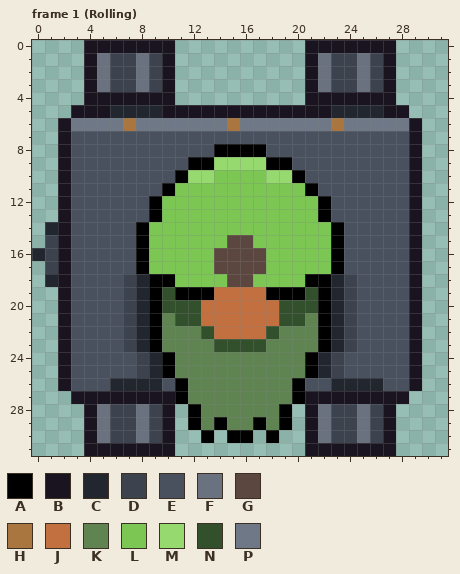
Edited in one commit: pixel-art file (Assets/Graphics/gnome_mine_cart_green.aseprite). The picture above is the old version.
32x32 pixels, 5 frames. Shown: frame 1 (Rolling). The commit also changed other frames, which this record leaves out.
Palette (. is transparent): A #000000  B #191420  C #22262f  D #3c424e  E #49515f  F #6a7280  G #5c4740  H #a8763e  J #c2703f  K #5f8452  L #7cc753  M #96d96e  N #33502c  P #6e7886
Pixels before, frame 1 (Rolling), first column x 0:
 0 ....BBBBBBB..........BBBBBBB..
 1 ....BFDDFDB..........BFDDFDB..
 2 ....BFDDFDB..........BFDDFDB..
 3 ....BFDDFDB..........BFDDFDB..
 4 ....BBBBBBB..........BBBBBBB..
 5 ...BBBCCCCBBBBBBBBBBBBBCCCCBB.
 6 ..BPPPPHPPPPPPPHPPPPPPPHPPPPPB
 7 ..BEEEEEEEEEEEEEEEEEEEEEEEEEEB
 8 ..BEEEEEEEEEEEAAAAEEEEEEEEEEEB
 9 ..BEEEEEEEEEAAMMMMAAEEEEEEEEEB
10 ..BEEEEEEEEAMMLLLLMMAEEEEEEEEB
11 ..BEEEEEEEALLLLLLLLLLAEEEEEEEB
12 ..BEEEEEEALLLLLLLLLLLLAEEEEEEB
13 ..BEEEEEEALLLLLLLLLLLLAEEEEEEB
14 .CBEEEEEALLLLLLLLLLLLLLAEEEEEB
15 .DBEEEEEALLLLLLGGLLLLLLAEEEEEB
16 CDBEEEEEALLLLLGGGGLLLLLAEEEEEB
17 .DBEEEEEALLLLLGGGGLLLLLAEEEEEB
18 .CBEEEEDCAALLLLGGLLLLAACDEEEEB
19 ..BEEEEDCANAAAJJJJAAANACDEEEEB
20 ..BEEEEDCANNNJJJJJJNNNACDEEEEB
21 ..BEEEEDCAKNNJJJJJJNNKACDEEEEB
22 ..BEEEEDCAKKKNJJJJNKKKACDEEEEB
23 ..BEEEEDCAKKKKNNNNKKKKACDEEEEB
24 ..BEEEEEDCAKKKKKKKKKKACDEEEEEB
25 ..BEEEEEDCAKKKKKKKKKKACDEEEEEB
26 ..BEEECCCCEAKKKKKKKKAEECCCCEEB
27 ...BBBBBBBBAKKKKKKKKABBBBBBBB.
28 ....BFDDFDB.AKKKKKKA.BFDDFDB..
29 ....BFDDFDB.AKAKKAKA.BFDDFDB..
30 ....BFDDFDB..A.AA.A..BFDDFDB..
31 ....BBBBBBB..........BBBBBBB..
The result:
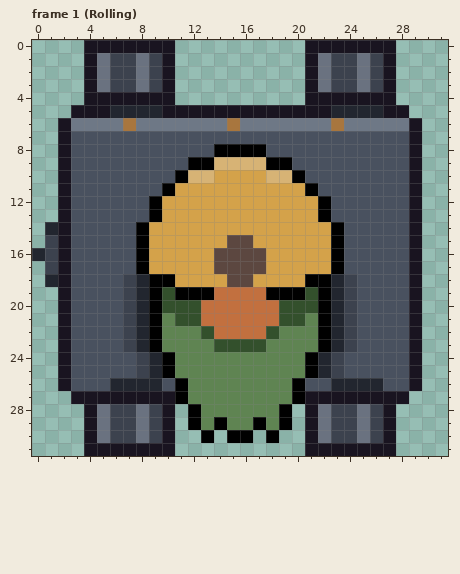
Change:
Colour L changes from #7cc753 to #d4a24a.
Colour M changes from #96d96e to #d7b375.
Boxes around the changes in both pictures, in picture pixels (x1, y1, x2, y2):
changed: (149, 157, 331, 287)
